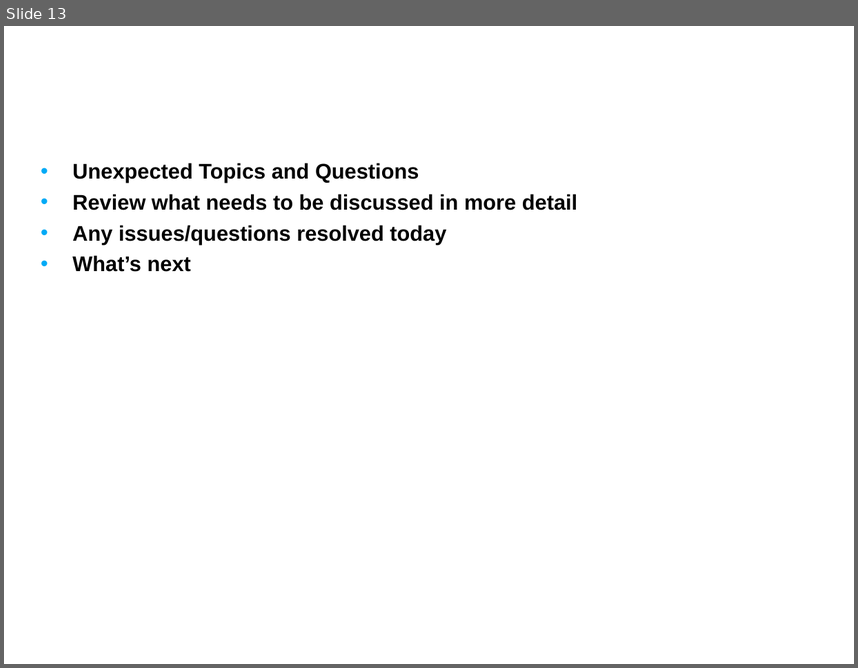
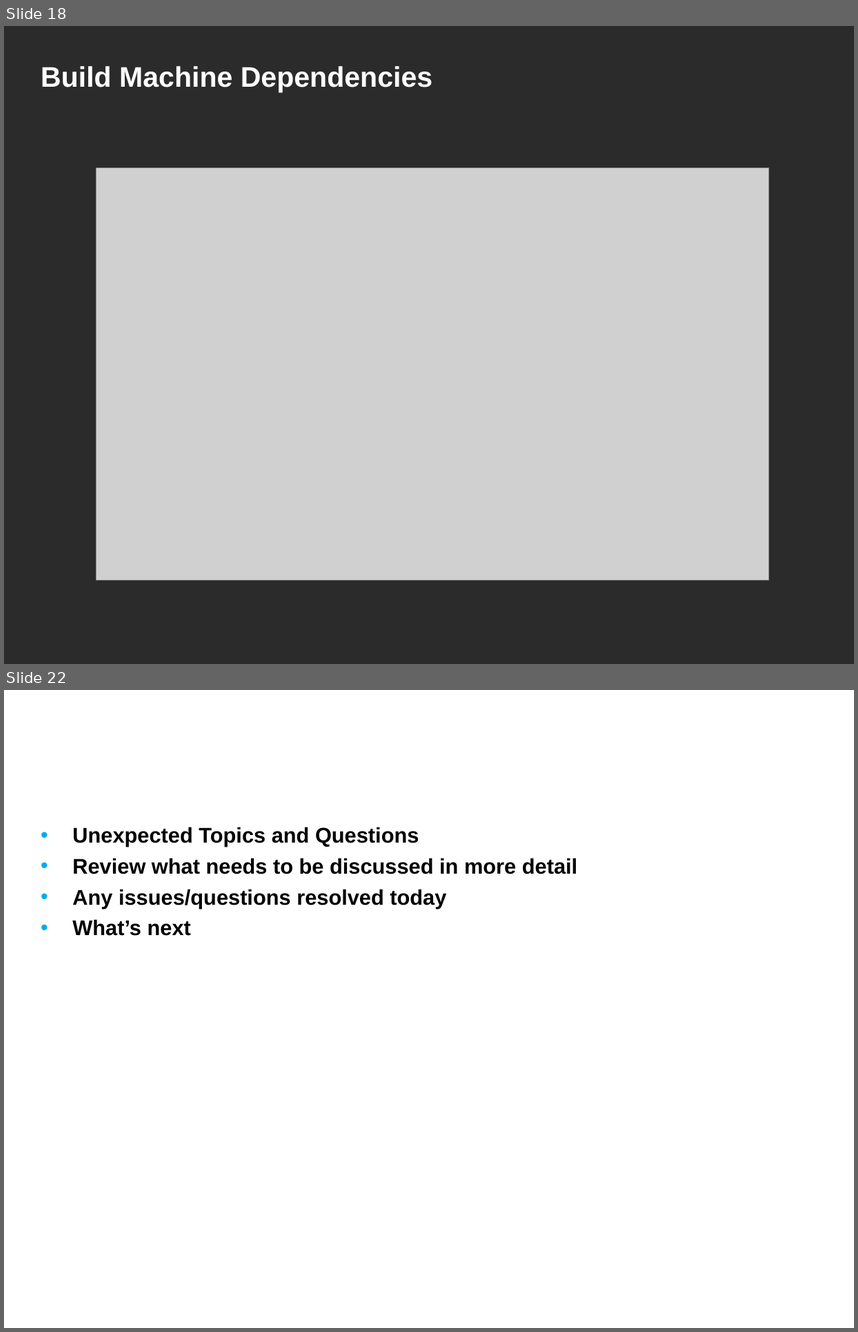
Before and after one commit to NCIP/caarray-docs, a slide deck: project_management/reports/development_to_qa_handoff.ppt. Shown one above the other, each under a label of ours: slide 13 before the commit, slides 18 and 22 after it; the slides between them are not shown. The pictures are 858x668 and 858x1332 pixels, drawn with LibreOffice and Linux fonts; fonts in the diff are those of the drawing; grey boxes stand for pictures; background and template pictures are left out; a plain dark background stands for a picture behind light text. Boxes give left, top, right and bottom in pixels: in the first picture for what was removed or moved away, otherwise in the second. Text is boxed around its words. In the diff, an @@ line names an element or a change of style, - is before the commit and + after.

Commit message:
added build and deploy slides

```diff
--- a/project_management/reports/development_to_qa_handoff.ppt
+++ b/project_management/reports/development_to_qa_handoff.ppt
@@ slide 18 added at [4, 26, 854, 664], background picture (left out) @@
@@ title added at [41, 66, 432, 92], 24 pt, text #FFFFFF, bold @@
+Build Machine Dependencies
@@ picture added at [96, 168, 769, 580] @@
@@ what was slide 13 is now slide 22 @@
```
Also in this commit, not shown: 9 other slides added, 1 slide removed.
